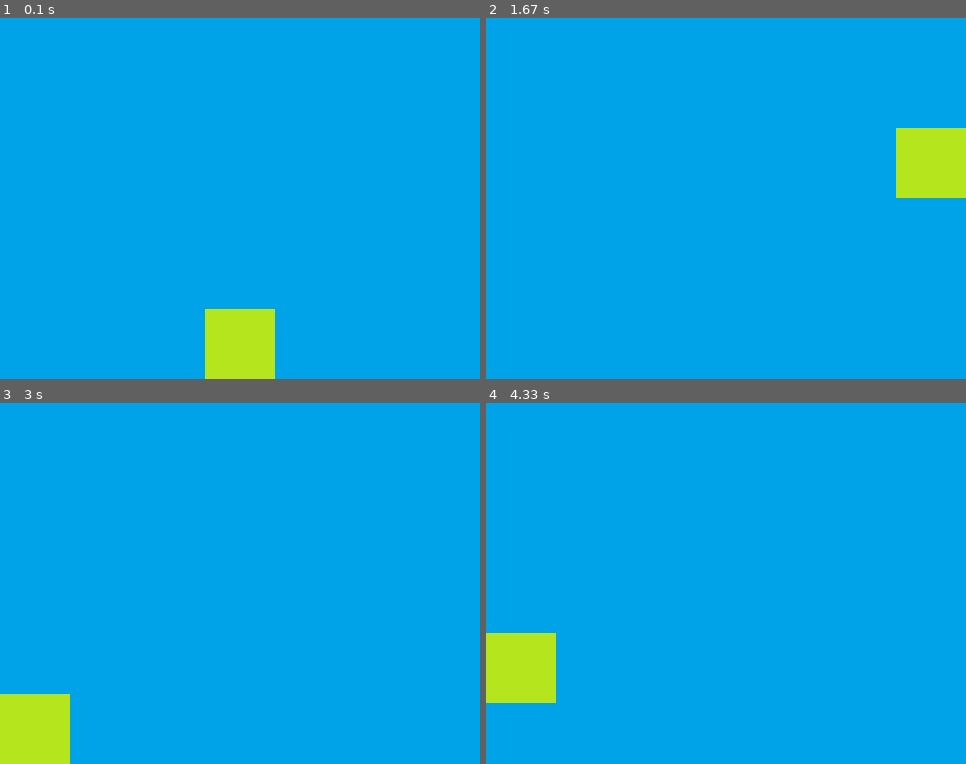
Above: before the commit, frames 1-4 (two rows, left to right).
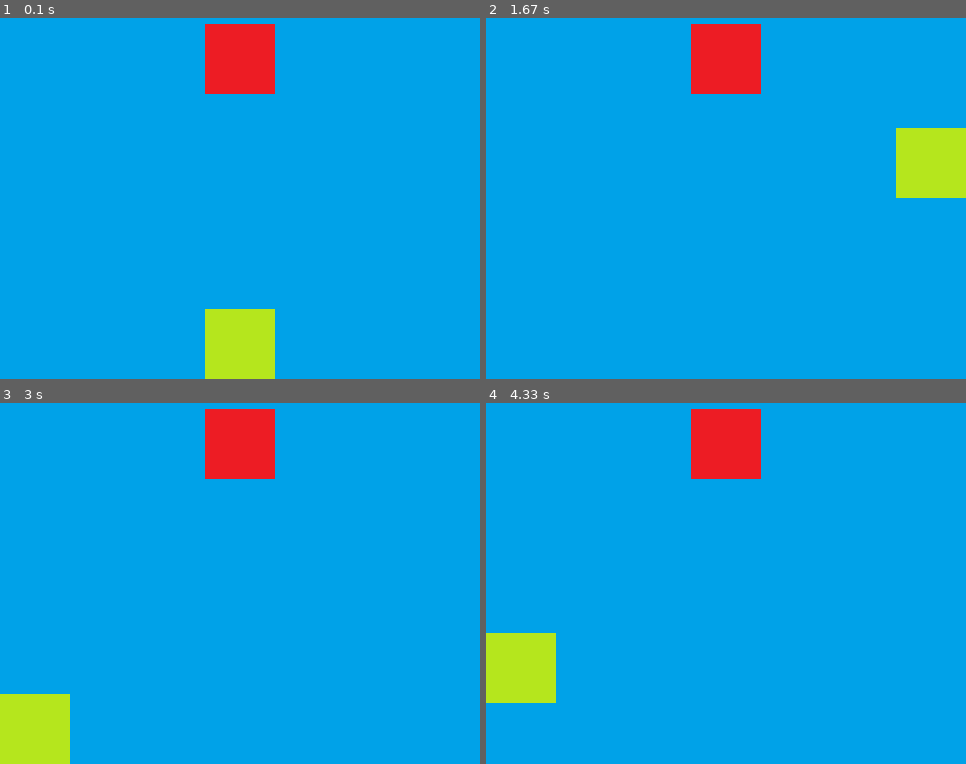
Above: after the commit, the same moments.

Repository: YunSeoHwan/python_game
Game: pygame game, started from main.py
Two runs of this game, one before a commit and one after it. Both use one fixed random seed, a clock stepped at 60 frames per second and the inputs below.
Inputs:
- Up to frame 1 (0.1 s): no input
- Up to frame 2 (1.67 s): hold Right 0.33-0.8 s; hold Up 0.83-1.13 s
- Up to frame 3 (3 s): hold Left 1.67-2.2 s; hold Down 2.23-2.53 s; hold Left 2.57-2.97 s
- Up to frame 4 (4.33 s): hold Up 3-3.37 s; hold Down from 4.07 s (still down)

The runs differ from the first frame. In frame 1, 2.8% of the frame differs, in the area x 42-58%, y 1-22%; in frame 2, 2.8%; in frame 3, 2.8%; in frame 4, 2.8%.

Commit message:
Add collide event

Diff:
--- a/main.py
+++ b/main.py
@@ -23,6 +23,14 @@
 character_height = character_size[1]  # 캐릭터 세로크기
 character_x = (screen_width / 2) - (character_width / 2)  # 캐릭터 x좌표
 character_y = screen_height - character_height  # 캐릭터 y좌표
+
+# 적 캐릭터 생성
+enemy = pygame.image.load("image/enemy.png")
+enemy_size = enemy.get_rect().size
+enemy_width = enemy_size[0]
+enemy_height = enemy_size[1]
+enemy_x = (screen_width / 2) - (enemy_width / 2)
+enemy_y = (screen_height / 2) - (enemy_height / 2)
 
 # 이동할 좌표
 to_x = 0
@@ -62,7 +70,7 @@
   # 가로 경계값 표시
   if character_x < 0:
     character_x = 0
-  elif character_x > screen_width - character_width:    # 캐릿터는 오른쪽 아래로 그려지기 때문
+  elif character_x > screen_width - character_width:    # 캐릭터는 오른쪽 아래로 그려지기 때문
     character_x = screen_width - character_width
 
   # 세로 경계값 표시
@@ -71,9 +79,25 @@
   elif character_y > screen_height - character_height:
     character_y = screen_height - character_height
 
+  # 충돌 처리
+  character_rect = character.get_rect()   # 캐릭터 rect 값 자체에 위치를 설정
+  character_rect.left = character_x       # blit는 그리기 값만 준것이지 실제로는 고정 값
+  character_rect.top = character_y        # 직접 rect 좌표에 값 입력
+
+  enemy_rect = enemy.get_rect()
+  enemy_rect.left = enemy_x
+  enemy_rect.top = enemy_y
+
+  # 충돌 체크
+  if character_rect.colliderect(enemy_rect):
+    print("충돌했어요")
+    running = False
+
   screen.blit(background, (0, 0))   # 배경 그리기
 
   screen.blit(character, (character_x, character_y))    # 캐릭터 그리기
+
+  screen.blit(enemy, (enemy_x, enemy_y))  # 적 캐릭터 그리기
 
   pygame.display.update()   # 게임화면 그리기
 
Binary file added: image/enemy.png
